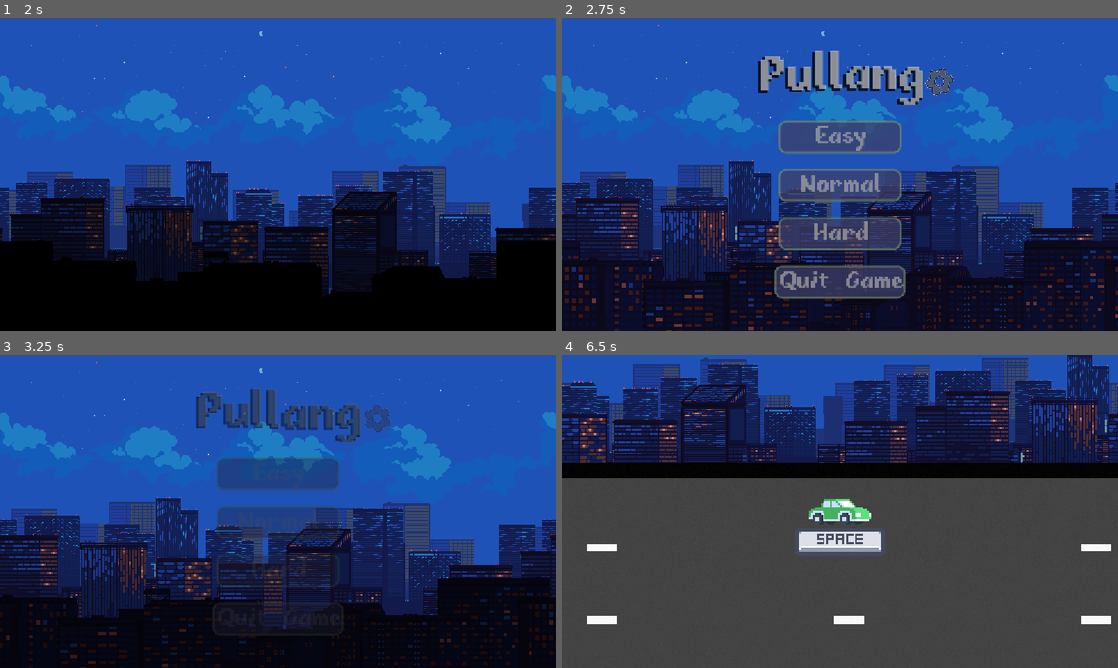
Above: before the commit, frames 1-4 (two rows, left to right).
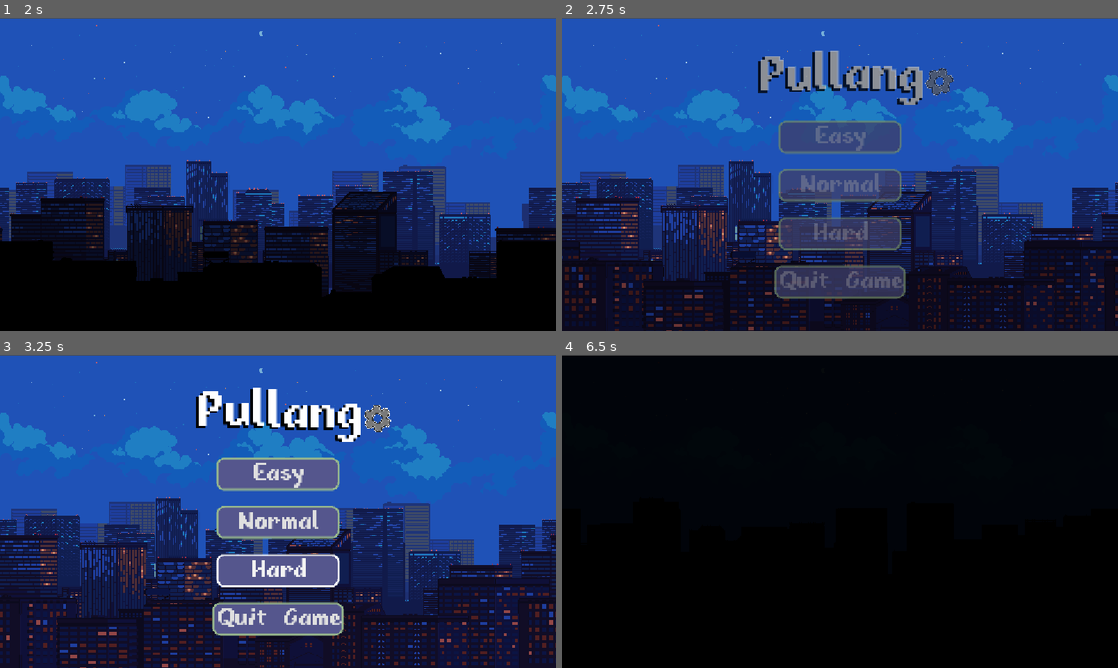
Above: after the commit, the same moments.

Repository: salmoncave/GWJ-99-On-Release
Game: Godot game, scene res://main.tscn
Two runs of this game, one before a commit and one after it. Both use one fixed random seed, a clock stepped at 60 frames per second and the inputs below. The engine's default icon, where the game draws it, is replaced by a stand-in: a white triangle on a blue panel in a dark square.
Inputs (mouse positions are in pixels of both pictures, inside the frame that each line leads up to):
- Up to frame 1 (2 s): move the mouse to (400, 158) at 0.52 s; hold W (steer_up) 0.53-1.25 s; click (400, 158) at 0.67 s; drag from (166, 190) to (250, 237) at 1.27 s
- Up to frame 2 (2.75 s): move the mouse to (895, 105) at 2.02 s; hold W (steer_up) from 2.03 s (still down); click (895, 105) at 2.17 s
- Up to frame 3 (3.25 s): release W (steer_up) at 2.75 s; click (278, 570) at 2.75 s, where only the run before the commit has a clickable "Hard"
- Up to frame 4 (6.5 s): click (840, 473) at 3.5 s, where only the run after the commit has a clickable "Easy"; drag from (812, 574) to (673, 464) at 4.27 s; move the mouse to (1006, 558) at 5.02 s; hold Space (pull_back) 5.03-5.75 s; click (1006, 558) at 5.17 s; tap 1 (debug_00, bound only before the commit) at 5.65 s; drag from (673, 464) to (756, 433) at 5.77 s

Frame 1 is identical in both runs. In frame 2, 1.2% of the frame differs, in the area x 39-62%, y 34-87%; in frame 3, 21%; in frame 4, 95%, in the area x 0-100%, y 0-100%.

Commit message:
Added pause menu. Feature complete. Need sounds

Diff:
--- a/wildjam-99/autoload/global.gd
+++ b/wildjam-99/autoload/global.gd
@@ -28,6 +28,7 @@
 var top_speed: float = 0
 var launches: int = 0
 
+var car_starting_speed: float = CAR_MIN_SPEED
 var starting_spawn_interval: float = 2.5
 var spawn_interval_increase_time: float = 30.0
 var starting_gears: int = 3
@@ -37,8 +38,13 @@
 		road_lines = value
 		SignalBus.road_lines_toggled.emit(road_lines)
 
+var speed_lines: bool = true:
+	set(value):
+		road_lines = value
+		SignalBus.speed_lines_toggled.emit(speed_lines)
+
 func reset_global() -> void:
-	car_speed = CAR_MIN_SPEED
+	car_speed = car_starting_speed
 	score = 0
 	top_speed = 0.0
 	launches = 0
--- a/wildjam-99/autoload/signal_bus.gd
+++ b/wildjam-99/autoload/signal_bus.gd
@@ -7,5 +7,8 @@
 signal spawn_temporary_speed_lines
 
 signal level_started
+signal main_menu_requested
 
 signal road_lines_toggled(toggle: bool)
+
+signal speed_lines_toggled(toggle: bool)
--- a/wildjam-99/game_scene/game_scene.gd
+++ b/wildjam-99/game_scene/game_scene.gd
@@ -25,8 +25,9 @@
 var _is_pulling_back_car: bool = false
 var _can_pull_back_car: bool = false
 var _has_lost: bool = false
-
-var _pre_pull_back_speed: float = 0.0
+var _paused: bool = false
+
+var _pre_paused_speed: float = 0.0
 #var _pre_pull_player_x: float = 0.0
 var _max_pull_back_deviation_x: float = 100.0
 var _pull_back_speed: float = 200.0
@@ -48,9 +49,15 @@
 		_toggle_road_lines
 	)
 
+	_toggle_speed_lines(Global.speed_lines)
+	SignalBus.speed_lines_toggled.connect(
+		_toggle_speed_lines
+	)
+
 	_place_player_on_lane(0)
 
 	var tween := create_tween()
+	tween.finished.connect(func(): fade_color_rect.queue_free())
 	tween.tween_property(fade_color_rect, "modulate:a", 0.0, 0.75)
 
 	_start_pull_back_cutscene()
@@ -70,8 +77,15 @@
 		_on_player_collided_with_road_object
 	)
 
+	hud.unpause.connect(
+		_toggle_pause.bind(false)
+	)
+
 func _toggle_road_lines(toggle: bool) -> void:
 	$ParallaxLayers/RoadParallax.visible = toggle
+
+func _toggle_speed_lines(toggle:bool) -> void:
+	$CanvasLayer/SpeedLinesVisParent.visible = toggle
 
 func _tween_gear_spent() -> void:
 	var gear_tween := create_tween()
@@ -130,11 +144,23 @@
 	gear_sprite.queue_free()
 	hud.gear_texture_progress_bar.value = gears
 
+func _toggle_pause(is_paused: bool) -> void:
+	if is_paused:
+		_pause_global_car_speed()
+		hud.animation_player.play("show_pause_menu")
+		road_object_spawner.pause_spawning_objects()
+	else:
+		hud.animation_player.play_backwards("show_pause_menu")
+		await hud.animation_player.animation_finished
+		_resume_global_car_speed()
+		road_object_spawner.resume_spawning_objects()
+
+	hud.hud_root.visible = !is_paused
+	_paused = is_paused
+
 func _physics_process(delta: float) -> void:
 	if _has_lost:
 		return
-	#if Input.is_action_just_pressed("debug_00"):
-		#_start_pull_back_cutscene()
 
 	if _in_pullback_cutscene:
 		if Input.is_action_just_pressed("pull_back") and _can_pull_back_car and not _is_pulling_back_car:
@@ -145,6 +171,9 @@
 			_process_pull_back(delta)
 
 		return
+
+	if Input.is_action_just_pressed("pause"):
+		_toggle_pause(!_paused)
 
 	_process_player_movement(delta)
 
@@ -227,12 +256,12 @@
 	if traffic_light.current_stage >= 2 and spacebar_animated_sprite_2d.frame != 0:
 		spacebar_animated_sprite_2d.frame = 0
 	if traffic_light.current_stage == 3 or Input.is_action_just_released("pull_back"):
-		_launch_car(_pre_pull_back_speed)
+		_launch_car(_pre_paused_speed)
 	elif Input.is_action_pressed("pull_back"):
 		player.car_sprite.position.x = clampf(
 			player.car_sprite.position.x - (_pull_back_speed * delta), - _max_pull_back_deviation_x, 0.0)
 
-		#_launch_car(_pre_pull_back_speed * _launch_speed_stage_multipler[_launch_speed_stage])
+
 
 func _launch_car(launch_force: float) -> void:
 	spacebar_animated_sprite_2d.visible = false
@@ -352,8 +381,11 @@
 	spacebar_animated_sprite_2d.play('default')
 
 func _pause_global_car_speed() -> void:
-	_pre_pull_back_speed = Global.car_speed
+	_pre_paused_speed = Global.car_speed
 	Global.car_speed = 0.0
+
+func _resume_global_car_speed() -> void:
+	Global.car_speed = _pre_paused_speed
 
 func _create_gear_sprite(spawn_visible: bool) -> Sprite2D:
 	var gear_sprite := Sprite2D.new()
--- a/wildjam-99/game_scene/game_scene.tscn
+++ b/wildjam-99/game_scene/game_scene.tscn
@@ -281,19 +281,27 @@
 
 [node name="CanvasLayer" type="CanvasLayer" parent="." unique_id=1213812583]
 
-[node name="SpeedLineColorRect" type="ColorRect" parent="CanvasLayer" unique_id=1575158953]
-unique_name_in_owner = true
-visible = false
-material = SubResource("ShaderMaterial_fx1fl")
+[node name="SpeedLinesVisParent" type="Control" parent="CanvasLayer" unique_id=588322907]
+layout_mode = 3
 anchors_preset = 15
 anchor_right = 1.0
 anchor_bottom = 1.0
 grow_horizontal = 2
 grow_vertical = 2
 
+[node name="SpeedLineColorRect" type="ColorRect" parent="CanvasLayer/SpeedLinesVisParent" unique_id=1575158953]
+unique_name_in_owner = true
+visible = false
+material = SubResource("ShaderMaterial_fx1fl")
+layout_mode = 1
+anchors_preset = 15
+anchor_right = 1.0
+anchor_bottom = 1.0
+grow_horizontal = 2
+grow_vertical = 2
+
 [node name="Hud" parent="CanvasLayer" unique_id=245830356 instance=ExtResource("14_f63yk")]
 unique_name_in_owner = true
-aesthetic_speed_multiplier = 0.1
 
 [node name="CanvasLayer2" type="CanvasLayer" parent="." unique_id=658823006]
 
@@ -305,6 +313,7 @@
 anchor_bottom = 1.0
 grow_horizontal = 2
 grow_vertical = 2
+mouse_filter = 2
 color = Color(0, 0, 0, 1)
 
 [editable path="RoadObjectSpawner"]
--- a/wildjam-99/game_scene/hud/game_hud.gd
+++ b/wildjam-99/game_scene/hud/game_hud.gd
@@ -1,4 +1,6 @@
 class_name GameHUD extends Control
+
+signal unpause
 
 @export var color_gradient: Gradient
 @export var aesthetic_speed_multiplier: float = 0.1
@@ -17,6 +19,8 @@
 @onready var speed_label: RichTextLabel = %SpeedLabel
 @onready var launches_label: RichTextLabel = %LaunchesLabel
 @onready var score_label: RichTextLabel = %ScoreLabel
+@onready var hud_root: MarginContainer = %HudRoot
+
 
 func _ready() -> void:
 	SignalBus.car_speed_updated.connect(
@@ -57,4 +61,16 @@
 
 
 func _on_quit_button_pressed() -> void:
-	get_tree().quit()
+	SignalBus.main_menu_requested.emit()
+
+
+func _on_road_lines_check_box_toggled(toggled_on: bool) -> void:
+	Global.road_lines = toggled_on
+
+
+func _on_resume_button_pressed() -> void:
+	unpause.emit()
+
+
+func _on_speed_lines_check_box_toggled(toggled_on: bool) -> void:
+	SignalBus.speed_lines_toggled.emit(toggled_on)
--- a/wildjam-99/game_scene/hud/hud.tscn
+++ b/wildjam-99/game_scene/hud/hud.tscn
@@ -37,6 +37,18 @@
 "transitions": PackedFloat32Array(1),
 "update": 1,
 "values": [false]
+}
+tracks/2/type = "value"
+tracks/2/imported = false
+tracks/2/enabled = true
+tracks/2/path = NodePath("PausePanelContainer:position")
+tracks/2/interp = 1
+tracks/2/loop_wrap = true
+tracks/2/keys = {
+"times": PackedFloat32Array(0),
+"transitions": PackedFloat32Array(1),
+"update": 0,
+"values": [Vector2(350, 700)]
 }
 
 [sub_resource type="Animation" id="Animation_vrw63"]
@@ -67,10 +79,27 @@
 "values": [false, true]
 }
 
+[sub_resource type="Animation" id="Animation_omgbu"]
+resource_name = "show_pause_menu"
+length = 0.25
+tracks/0/type = "value"
+tracks/0/imported = false
+tracks/0/enabled = true
+tracks/0/path = NodePath("PausePanelContainer:position")
+tracks/0/interp = 1
+tracks/0/loop_wrap = true
+tracks/0/keys = {
+"times": PackedFloat32Array(0, 0.25),
+"transitions": PackedFloat32Array(1, 1),
+"update": 0,
+"values": [Vector2(346, 700), Vector2(346, 56)]
+}
+
 [sub_resource type="AnimationLibrary" id="AnimationLibrary_omgbu"]
 _data = {
 &"RESET": SubResource("Animation_g4xy1"),
-&"game_over": SubResource("Animation_vrw63")
+&"game_over": SubResource("Animation_vrw63"),
+&"show_pause_menu": SubResource("Animation_omgbu")
 }
 
 [node name="Hud" type="Control" unique_id=245830356 node_paths=PackedStringArray("gear_markers")]
@@ -83,11 +112,11 @@
 theme = ExtResource("1_7imr4")
 script = ExtResource("1_2nlin")
 color_gradient = SubResource("Gradient_2nlin")
-aesthetic_speed_multiplier = null
-gear_markers = [NodePath("MarginContainer/GearTextureProgressBar/GearMarker00"), NodePath("MarginContainer/GearTextureProgressBar/GearMarker01"), NodePath("MarginContainer/GearTextureProgressBar/GearMarker02")]
+gear_markers = [NodePath("HudRoot/GearTextureProgressBar/GearMarker00"), NodePath("HudRoot/GearTextureProgressBar/GearMarker01"), NodePath("HudRoot/GearTextureProgressBar/GearMarker02")]
 gear_texture = ExtResource("7_g4xy1")
 
-[node name="MarginContainer" type="MarginContainer" parent="." unique_id=860833378]
+[node name="HudRoot" type="MarginContainer" parent="." unique_id=860833378]
+unique_name_in_owner = true
 layout_mode = 1
 anchors_preset = 15
 anchor_right = 1.0
@@ -99,7 +128,7 @@
 theme_override_constants/margin_right = 32
 theme_override_constants/margin_bottom = 32
 
-[node name="ScoreTextLabel" type="RichTextLabel" parent="MarginContainer" unique_id=384377485]
+[node name="ScoreTextLabel" type="RichTextLabel" parent="HudRoot" unique_id=384377485]
 unique_name_in_owner = true
 layout_mode = 2
 size_flags_horizontal = 4
@@ -108,7 +137,7 @@
 fit_content = true
 autowrap_mode = 0
 
-[node name="SpeedTextureProgressBar" type="TextureProgressBar" parent="MarginContainer" unique_id=1615390554]
+[node name="SpeedTextureProgressBar" type="TextureProgressBar" parent="HudRoot" unique_id=1615390554]
 unique_name_in_owner = true
 layout_mode = 2
 size_flags_horizontal = 8
@@ -117,7 +146,7 @@
 texture_under = ExtResource("3_7imr4")
 texture_progress = ExtResource("4_owpxy")
 
-[node name="SpeedTextLabel" type="RichTextLabel" parent="MarginContainer/SpeedTextureProgressBar" unique_id=1559924611]
+[node name="SpeedTextLabel" type="RichTextLabel" parent="HudRoot/SpeedTextureProgressBar" unique_id=1559924611]
 unique_name_in_owner = true
 layout_mode = 1
 anchors_preset = 15
@@ -137,20 +166,20 @@
 horizontal_alignment = 1
 vertical_alignment = 1
 
-[node name="GearTextureProgressBar" type="TextureProgressBar" parent="MarginContainer" unique_id=314310620]
+[node name="GearTextureProgressBar" type="TextureProgressBar" parent="HudRoot" unique_id=314310620]
 unique_name_in_owner = true
 layout_mode = 2
 max_value = 3.0
 texture_under = ExtResource("5_u4i0h")
 texture_progress = ExtResource("6_xinnp")
 
-[node name="GearMarker00" type="Marker2D" parent="MarginContainer/GearTextureProgressBar" unique_id=1680936988]
+[node name="GearMarker00" type="Marker2D" parent="HudRoot/GearTextureProgressBar" unique_id=1680936988]
 position = Vector2(32, 32)
 
-[node name="GearMarker01" type="Marker2D" parent="MarginContainer/GearTextureProgressBar" unique_id=1729205758]
+[node name="GearMarker01" type="Marker2D" parent="HudRoot/GearTextureProgressBar" unique_id=1729205758]
 position = Vector2(96, 32)
 
-[node name="GearMarker02" type="Marker2D" parent="MarginContainer/GearTextureProgressBar" unique_id=1618274149]
+[node name="GearMarker02" type="Marker2D" parent="HudRoot/GearTextureProgressBar" unique_id=1618274149]
 position = Vector2(160, 32)
 
 [node name="GameOverPanelContainer" type="PanelContainer" parent="." unique_id=844381026]
@@ -165,7 +194,7 @@
 offset_left = -288.0
 offset_top = -166.0
 offset_right = 288.0
-offset_bottom = 166.00159
+offset_bottom = 170.0
 grow_horizontal = 2
 grow_vertical = 2
 
@@ -266,5 +295,81 @@
 [node name="AnimationPlayer" type="AnimationPlayer" parent="." unique_id=1712241661]
 libraries/ = SubResource("AnimationLibrary_omgbu")
 
+[node name="PausePanelContainer" type="PanelContainer" parent="." unique_id=281446779]
+layout_mode = 1
+anchors_preset = 8
+anchor_left = 0.5
+anchor_top = 0.5
+anchor_right = 0.5
+anchor_bottom = 0.5
+offset_left = -226.0
+offset_top = 376.0
+offset_right = 234.0
+offset_bottom = 912.0
+grow_horizontal = 2
+grow_vertical = 2
+
+[node name="MarginContainer" type="MarginContainer" parent="PausePanelContainer" unique_id=1405898667]
+layout_mode = 2
+theme_override_constants/margin_left = 16
+theme_override_constants/margin_top = 16
+theme_override_constants/margin_right = 16
+theme_override_constants/margin_bottom = 16
+
+[node name="VBoxContainer" type="VBoxContainer" parent="PausePanelContainer/MarginContainer" unique_id=937562877]
+layout_mode = 2
+theme_override_constants/separation = 16
+
+[node name="RichTextLabel" type="RichTextLabel" parent="PausePanelContainer/MarginContainer/VBoxContainer" unique_id=60169271]
+layout_mode = 2
+bbcode_enabled = true
+text = "[wave]Paused"
+fit_content = true
+autowrap_mode = 0
+horizontal_alignment = 1
+vertical_alignment = 1
+
+[node name="HSeparator" type="HSeparator" parent="PausePanelContainer/MarginContainer/VBoxContainer" unique_id=25888316]
+layout_mode = 2
+
+[node name="ResumeButton" type="Button" parent="PausePanelContainer/MarginContainer/VBoxContainer" unique_id=278739028]
+custom_minimum_size = Vector2(420, 64)
+layout_mode = 2
+theme_override_font_sizes/font_size = 64
+text = "Resume"
+
+[node name="RoadLinesCheckBox" type="Button" parent="PausePanelContainer/MarginContainer/VBoxContainer" unique_id=983419884]
+custom_minimum_size = Vector2(420, 64)
+layout_mode = 2
+theme_override_font_sizes/font_size = 64
+toggle_mode = true
+button_pressed = true
+text = "Road Lines"
+
+[node name="SpeedLinesCheckBox" type="Button" parent="PausePanelContainer/MarginContainer/VBoxContainer" unique_id=492450907]
+custom_minimum_size = Vector2(420, 64)
+layout_mode = 2
+theme_override_font_sizes/font_size = 64
+toggle_mode = true
+button_pressed = true
+text = "Speed Lines"
+
+[node name="RetryButton" type="Button" parent="PausePanelContainer/MarginContainer/VBoxContainer" unique_id=1872975641]
+custom_minimum_size = Vector2(420, 64)
+layout_mode = 2
+theme_override_font_sizes/font_size = 64
+text = "Restart"
+
+[node name="QuitButton" type="Button" parent="PausePanelContainer/MarginContainer/VBoxContainer" unique_id=24980955]
+custom_minimum_size = Vector2(420, 64)
+layout_mode = 2
+theme_override_font_sizes/font_size = 64
+text = "Quit"
+
 [connection signal="pressed" from="GameOverPanelContainer/MarginContainer/VBoxContainer/HBoxContainer2/RetryButton" to="." method="_on_retry_button_pressed"]
 [connection signal="pressed" from="GameOverPanelContainer/MarginContainer/VBoxContainer/HBoxContainer2/QuitButton" to="." method="_on_quit_button_pressed"]
+[connection signal="pressed" from="PausePanelContainer/MarginContainer/VBoxContainer/ResumeButton" to="." method="_on_resume_button_pressed"]
+[connection signal="toggled" from="PausePanelContainer/MarginContainer/VBoxContainer/RoadLinesCheckBox" to="." method="_on_road_lines_check_box_toggled"]
+[connection signal="toggled" from="PausePanelContainer/MarginContainer/VBoxContainer/SpeedLinesCheckBox" to="." method="_on_speed_lines_check_box_toggled"]
+[connection signal="pressed" from="PausePanelContainer/MarginContainer/VBoxContainer/RetryButton" to="." method="_on_retry_button_pressed"]
+[connection signal="pressed" from="PausePanelContainer/MarginContainer/VBoxContainer/QuitButton" to="." method="_on_quit_button_pressed"]
--- a/wildjam-99/game_scene/road_objects/road_object_spawner.gd
+++ b/wildjam-99/game_scene/road_objects/road_object_spawner.gd
@@ -100,4 +100,4 @@
 
 func _on_interval_increase_timer_timeout() -> void:
 	_spawn_interval_seconds = clampf(_spawn_interval_seconds - 0.25, 0.5, 5.0)
-	print(_spawn_interval_seconds)
+	#print(_spawn_interval_seconds)
--- a/wildjam-99/main.gd
+++ b/wildjam-99/main.gd
@@ -9,6 +9,9 @@
 func _ready() -> void:
 	SignalBus.level_started.connect(
 		_on_signal_bus_level_started
+	)
+	SignalBus.main_menu_requested.connect(
+		_spawn_main_menu_scene
 	)
 
 	_spawn_main_menu_scene()
--- a/wildjam-99/main_menu/main_menu_scene.gd
+++ b/wildjam-99/main_menu/main_menu_scene.gd
@@ -5,12 +5,17 @@
 @export var buttons: Array[Button]
 
 func _ready() -> void:
+	_toggle_button_disable(true)
 	animation_player_2.play_backwards("start_game")
+	await animation_player_2.animation_finished
+	_toggle_button_disable(false)
+
+func _toggle_button_disable(is_disabled: bool) -> void:
+	for button in buttons:
+		button.disabled = is_disabled
 
 func start_game(difficulty: int) -> void:
-	for button in buttons:
-		button.disabled = true
-
+	_toggle_button_disable(true)
 	Global.reset_global()
 	animation_player_2.play("start_game")
 
@@ -18,19 +23,19 @@
 
 	match difficulty:
 		0:
-			Global.car_speed = Global.CAR_MIN_SPEED
+			Global.car_starting_speed = Global.CAR_MIN_SPEED
 			Global.starting_spawn_interval = 3.0
 			Global.spawn_interval_increase_time = 30.0
 			Global.starting_gears = 3
 		1:
-			Global.car_speed = Global.CAR_MIN_SPEED * 1.5
+			Global.car_starting_speed = Global.CAR_MIN_SPEED * 1.5
 			Global.starting_spawn_interval = 2.0
-			Global.spawn_interval_increase_time = 20.0
+			Global.spawn_interval_increase_time = 22.0
 			Global.starting_gears = 1
 		2:
-			Global.car_speed = Global.CAR_MIN_SPEED * 2.0
+			Global.car_starting_speed = Global.CAR_MIN_SPEED * 2.0
 			Global.starting_spawn_interval = 1.5
-			Global.spawn_interval_increase_time = 20.0
+			Global.spawn_interval_increase_time = 15.0
 			Global.starting_gears = 0
 
 	SignalBus.level_started.emit()
--- a/wildjam-99/project.godot
+++ b/wildjam-99/project.godot
@@ -30,31 +30,23 @@
 steer_up={
 "deadzone": 0.2,
 "events": [Object(InputEventKey,"resource_local_to_scene":false,"resource_name":"","device":-1,"window_id":0,"alt_press …(192 unchanged characters)…
+, Object(InputEventKey,"resource_local_to_scene":false,"resource_name":"","device":-1,"window_id":0,"alt_pressed":false,"shift_pressed":false,"ctrl_pressed":false,"meta_pressed":false,"pressed":false,"keycode":0,"physical_keycode":4194320,"key_label":0,"unicode":0,"location":0,"echo":false,"script":null)
 ]
 }
 steer_down={
 "deadzone": 0.2,
 "events": [Object(InputEventKey,"resource_local_to_scene":false,"resource_name":"","device":-1,"window_id":0,"alt_press …(192 unchanged characters)…
-]
-}
-left_mouse_click={
-"deadzone": 0.2,
-"events": [Object(InputEventMouseButton,"resource_local_to_scene":false,"resource_name":"","device":-1,"window_id":0,"alt_pressed":false,"shift_pressed":false,"ctrl_pressed":false,"meta_pressed":false,"button_mask":0,"position":Vector2(0, 0),"global_position":Vector2(0, 0),"factor":1.0,"button_index":1,"canceled":false,"pressed":false,"double_click":false,"script":null)
-]
-}
-debug_00={
-"deadzone": 0.2,
-"events": [Object(InputEventKey,"resource_local_to_scene":false,"resource_name":"","device":-1,"window_id":0,"alt_pressed":false,"shift_pressed":false,"ctrl_pressed":false,"meta_pressed":false,"pressed":false,"keycode":0,"physical_keycode":49,"key_label":0,"unicode":49,"location":0,"echo":false,"script":null)
-]
-}
-debug_01={
-"deadzone": 0.2,
-"events": [Object(InputEventKey,"resource_local_to_scene":false,"resource_name":"","device":-1,"window_id":0,"alt_pressed":false,"shift_pressed":false,"ctrl_pressed":false,"meta_pressed":false,"pressed":false,"keycode":0,"physical_keycode":50,"key_label":0,"unicode":50,"location":0,"echo":false,"script":null)
+, Object(InputEventKey,"resource_local_to_scene":false,"resource_name":"","device":-1,"window_id":0,"alt_pressed":false,"shift_pressed":false,"ctrl_pressed":false,"meta_pressed":false,"pressed":false,"keycode":0,"physical_keycode":4194322,"key_label":0,"unicode":0,"location":0,"echo":false,"script":null)
 ]
 }
 pull_back={
 "deadzone": 0.2,
 "events": [Object(InputEventKey,"resource_local_to_scene":false,"resource_name":"","device":-1,"window_id":0,"alt_press …(191 unchanged characters)…
+]
+}
+pause={
+"deadzone": 0.2,
+"events": [Object(InputEventKey,"resource_local_to_scene":false,"resource_name":"","device":-1,"window_id":0,"alt_pressed":false,"shift_pressed":false,"ctrl_pressed":false,"meta_pressed":false,"pressed":false,"keycode":0,"physical_keycode":4194305,"key_label":0,"unicode":0,"location":0,"echo":false,"script":null)
 ]
 }
 
